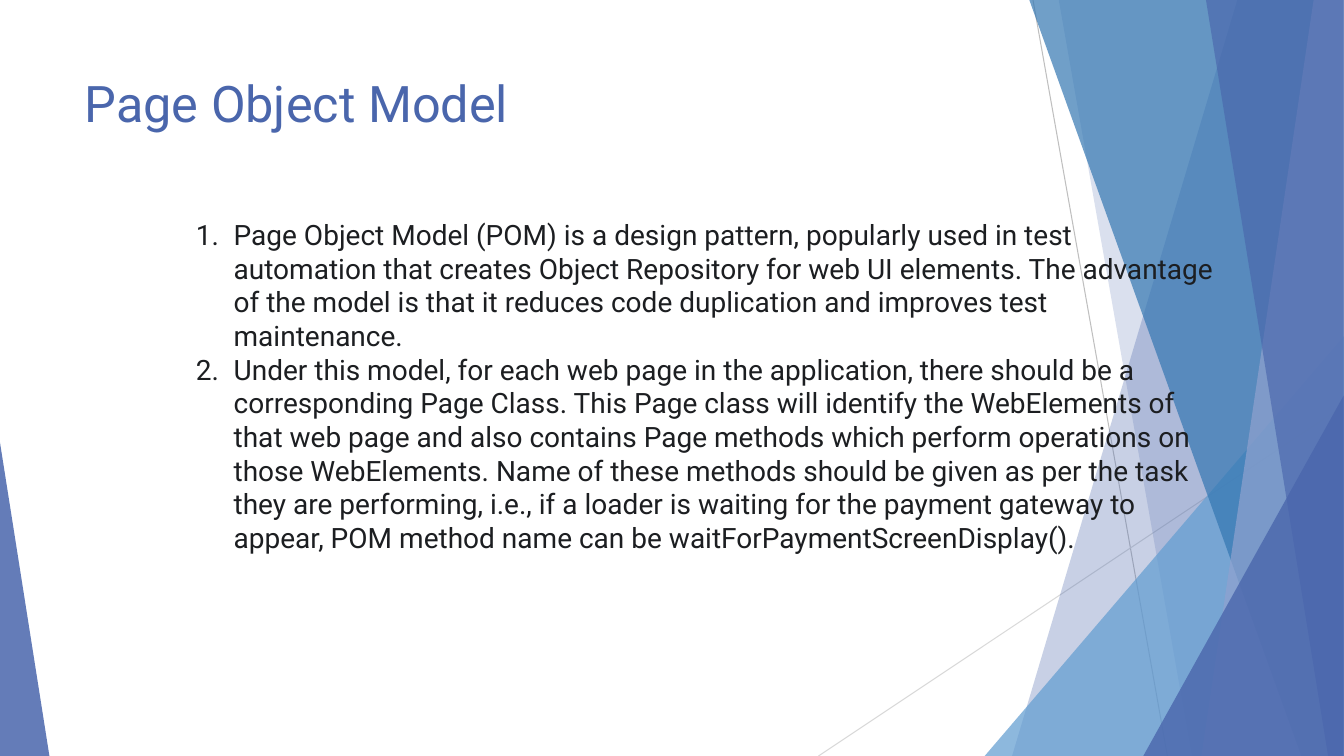
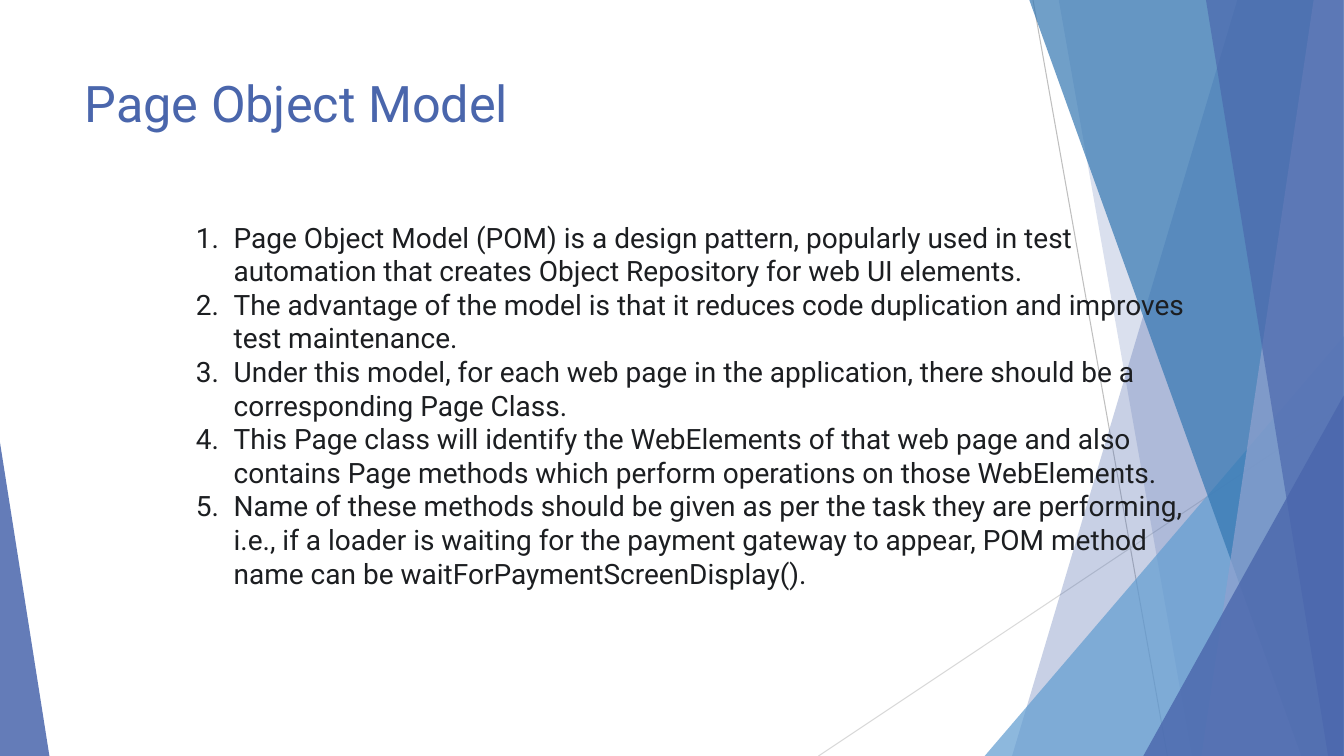
Before and after one commit to reshu-testonics/WebdriverIO, a slide deck: slide 11 of WebdriverIO.pptx (slide 10 before the commit). Drawn at 1344x756 pixels with LibreOffice and Linux fonts; fonts in the diff are those of the drawing. Boxes give left, top, right and bottom in pixels: in the first picture for what was removed or moved away, otherwise in the second. Text is boxed around its words. In the diff, an @@ line names an element or a change of style, - is before the commit and + after.

```diff
--- a/WebdriverIO.pptx
+++ b/WebdriverIO.pptx
@@ text at [234, 225, 1184, 590]: text changed @@
-1. Page Object Model (POM) is a design pattern, popularly used in test automation that creates Object Repository for web UI elements. The advantage of the model is that it reduces code duplication and improves test maintenance.
-2. Under this model, for each web page in the application, there should be a corresponding Page Class. This Page class will identify the WebElements of that web page and also contains Page methods which perform operations on those WebElements. Name of these methods should be given as per the task they are performing, i.e., if a loader is waiting for the payment gateway to appear, POM method name can be waitForPaymentScreenDisplay().
+1. Page Object Model (POM) is a design pattern, popularly used in test automation that creates Object Repository for web UI elements.
+2. The advantage of the model is that it reduces code duplication and improves test maintenance.
+3. Under this model, for each web page in the application, there should be a corresponding Page Class.
+4. This Page class will identify the WebElements of that web page and also contains Page methods which perform operations on those WebElements.
+5. Name of these methods should be given as per the task they are performing, i.e., if a loader is waiting for the payment gateway to appear, POM method name can be waitForPaymentScreenDisplay().
```
Also in this commit, not shown: 7 other slides changed, 2 slides added.
